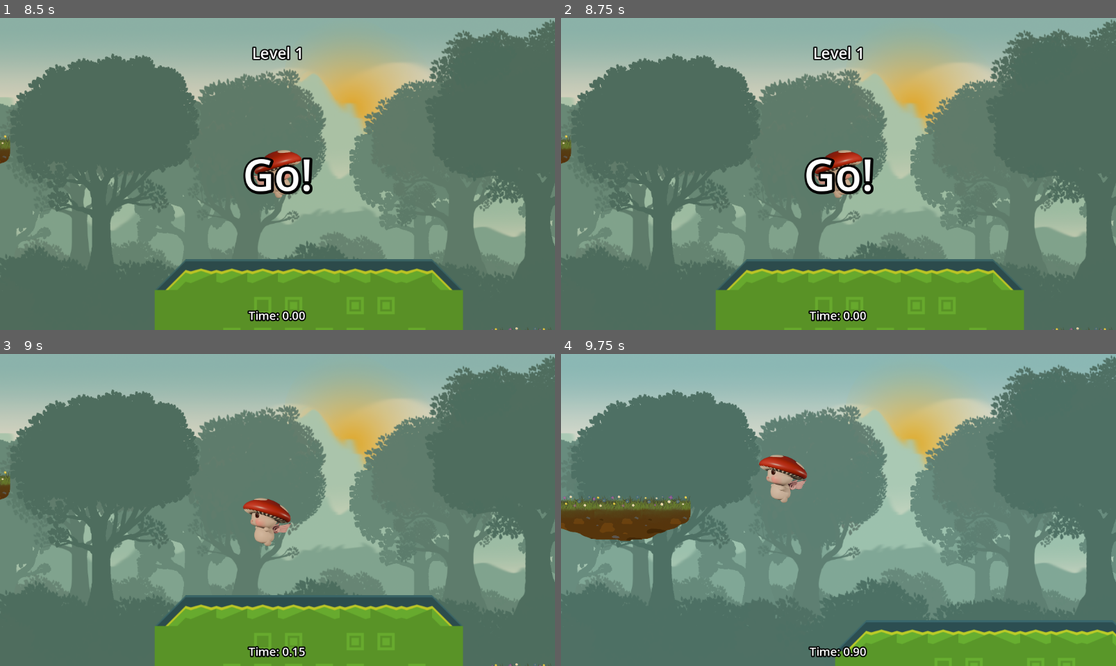
Above: before the commit, frames 1-4 (two rows, left to right).
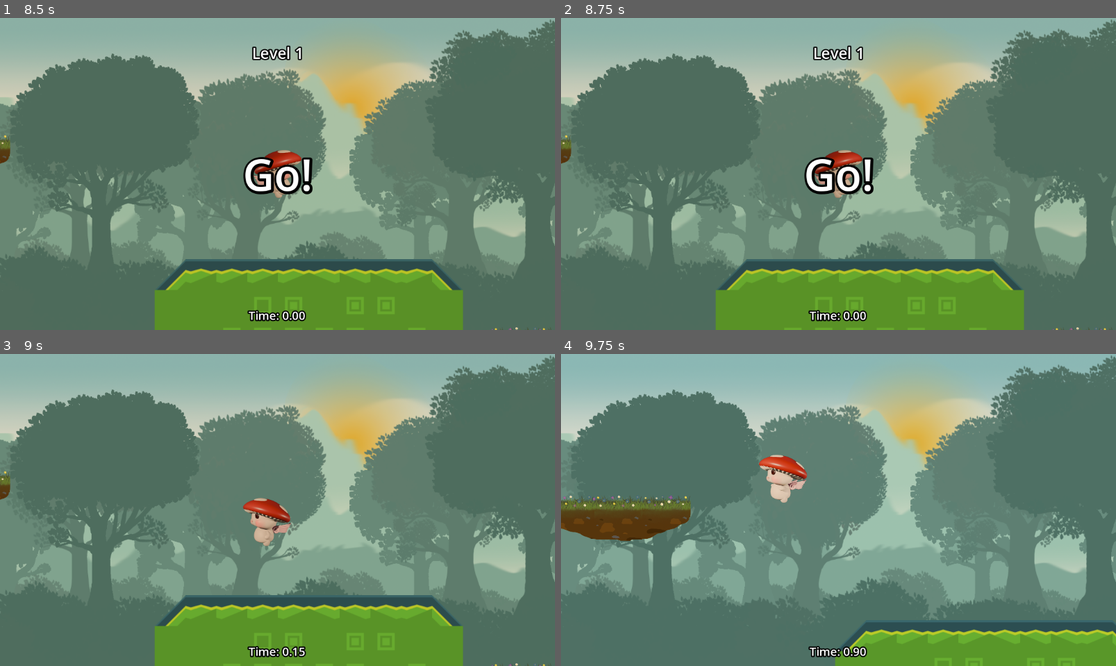
Above: after the commit, the same moments.

Repository: dustngroh/CapstoneProject
Game: Godot game, scene res://scenes/main/Game.tscn
Same seed, same stepped clock (60 frames per second), same inputs: the game is played once before the commit and once after it.
Inputs:
- Up to frame 1 (8.5 s): click "Retry Level" at 0.5 s; click "New Game" at 1.25 s; click "New Game" at 2 s; hold Right (walk_right) 2.78-4.28 s; tap Space (jump) at 2.85, 3.02, 3.32, 3.6, 3.77, 4.07, 4.35, 5.1, 5.27, 5.57, 5.85, 6.02, 6.32, 6.6, 6.77, 7.07, 7.35, 8, 8.1, 8.27 s; hold Left (walk_left) 4.28-5.03 s; hold Right (walk_right) 5.03-6.53 s; tap Enter at 5.75 s; hold Left (walk_left) 6.53-7.28 s; hold Right (walk_right) 7.28-8.03 s; hold Left (walk_left) from 8.03 s (still down)
- Up to frame 2 (8.75 s): keep holding Left (walk_left); tap Space (jump) at 8.57 s
- Up to frame 3 (9 s): keep holding Left (walk_left); tap Space (jump) at 8.85 s
- Up to frame 4 (9.75 s): tap Space (jump) at 9.02, 9.32, 9.6 s; release Left (walk_left) at 9.53 s; hold Right (walk_right) from 9.53 s (still down)

Frames 1-2 are identical in both runs. In frame 3, 0.3% of the frame differs, in the area x 44-53%, y 46-62%; in frame 4, 0.7%, in the area x 35-45%, y 32-48%.

Commit message:
Fix layout.
Swapped horizontal and vertical layout boxes to ensure UI text remains centered at top and bottom of screen.

Diff:
--- a/run-game/scenes/common/ui/ui_manager.gd
+++ b/run-game/scenes/common/ui/ui_manager.gd
@@ -7,21 +7,24 @@
 var scoreboard_entry_scene = preload("res://scenes/common/ui/scoreboard_entry.tscn")
 #@onready var leaderboard = $LevelUI/Leaderboard
 #@onready var replay_button = $LevelUI/Leaderboard/VBoxContainer/ReplayButton
-@onready var replay_button = $LeaderboardUI/HBoxContainer/ControlsContainer/ReplayButton
+@onready var replay_button = $LeaderboardUI/VContainer/MiddleContainer/ControlsContainer/ReplayButton
 #@onready var login_button = $LevelUI/Leaderboard/VBoxContainer/LoginButton
-@onready var login_button = $LeaderboardUI/HBoxContainer/ControlsContainer/LoginButton
-@onready var skip_button = $LeaderboardUI/HBoxContainer/ControlsContainer/SkipButton
-@onready var next_level_button = $LeaderboardUI/HBoxContainer/ControlsContainer/NextLevelButton
-@onready var reset_level_button = $LeaderboardUI/HBoxContainer/ControlsContainer/ResetButton
-@onready var main_menu_button = $LeaderboardUI/HBoxContainer/ControlsContainer/MainMenuButton
+@onready var login_button = $LeaderboardUI/VContainer/MiddleContainer/ControlsContainer/LoginButton
+@onready var skip_button = $LeaderboardUI/VContainer/MiddleContainer/ControlsContainer/SkipButton
+@onready var next_level_button = $LeaderboardUI/VContainer/MiddleContainer/ControlsContainer/NextLevelButton
+@onready var reset_level_button = $LeaderboardUI/VContainer/MiddleContainer/ControlsContainer/ResetButton
+@onready var main_menu_button = $LeaderboardUI/VContainer/MiddleContainer/ControlsContainer/MainMenuButton
 @onready var leaderboard_ui = $LeaderboardUI
-@onready var scores_container = $LeaderboardUI/HBoxContainer/MiddleContainer/ScrollContainer/PanelContainer/VBoxContainer/ScoresContainer
-@onready var leaderboard_container = $LeaderboardUI/HBoxContainer/MiddleContainer/ScrollContainer/PanelContainer
-@onready var status_label = $LeaderboardUI/HBoxContainer/MiddleContainer/ScrollContainer/PanelContainer/VBoxContainer/StatusLabel
-@onready var top_label = $LeaderboardUI/HBoxContainer/MiddleContainer/TopLabel
-@onready var bottom_label = $LeaderboardUI/HBoxContainer/MiddleContainer/BottomLabel
+@onready var scores_container = $LeaderboardUI/VContainer/MiddleContainer/ScrollContainer/PanelContainer/VBoxContainer/ScoresContainer
+@onready var leaderboard_container = $LeaderboardUI/VContainer/MiddleContainer/ScrollContainer/PanelContainer
+@onready var status_label = $LeaderboardUI/VContainer/MiddleContainer/ScrollContainer/PanelContainer/VBoxContainer/StatusLabel
+#@onready var top_label = $LeaderboardUI/HBoxContainer/MiddleContainer/TopLabel
+@onready var top_label = $LeaderboardUI/VContainer/TopLabel
+#@onready var bottom_label = $LeaderboardUI/HBoxContainer/MiddleContainer/BottomLabel
+@onready var bottom_label = $LeaderboardUI/VContainer/BottomLabel
 @onready var login_layer = $LoginLayer
-@onready var controls_container = $LeaderboardUI/HBoxContainer/ControlsContainer
+#@onready var controls_container = $LeaderboardUI/HBoxContainer/ControlsContainer
+@onready var controls_container = $LeaderboardUI/VContainer/MiddleContainer/ControlsContainer
 
 
 signal watch_replay_pressed(level_number: int, username: String)
--- a/run-game/scenes/common/ui/ui_manager.tscn
+++ b/run-game/scenes/common/ui/ui_manager.tscn
@@ -132,7 +132,7 @@
 
 [node name="LeaderboardUI" type="CanvasLayer" parent="."]
 
-[node name="HBoxContainer" type="HBoxContainer" parent="LeaderboardUI"]
+[node name="VContainer" type="VBoxContainer" parent="LeaderboardUI"]
 anchors_preset = -1
 anchor_left = 0.02
 anchor_top = 0.02
@@ -142,16 +142,7 @@
 grow_vertical = 2
 theme_override_constants/separation = 16
 
-[node name="MarginContainer" type="MarginContainer" parent="LeaderboardUI/HBoxContainer"]
-layout_mode = 2
-size_flags_horizontal = 3
-
-[node name="MiddleContainer" type="VBoxContainer" parent="LeaderboardUI/HBoxContainer"]
-custom_minimum_size = Vector2(580, 0)
-layout_mode = 2
-size_flags_horizontal = 3
-
-[node name="TopLabel" type="Label" parent="LeaderboardUI/HBoxContainer/MiddleContainer"]
+[node name="TopLabel" type="Label" parent="LeaderboardUI/VContainer"]
 custom_minimum_size = Vector2(0, 150)
 layout_mode = 2
 size_flags_horizontal = 4
@@ -160,11 +151,23 @@
 horizontal_alignment = 1
 vertical_alignment = 1
 
-[node name="ScrollContainer" type="ScrollContainer" parent="LeaderboardUI/HBoxContainer/MiddleContainer"]
-layout_mode = 2
+[node name="MiddleContainer" type="HBoxContainer" parent="LeaderboardUI/VContainer"]
+custom_minimum_size = Vector2(580, 0)
+layout_mode = 2
+size_flags_horizontal = 3
 size_flags_vertical = 3
-
-[node name="PanelContainer" type="PanelContainer" parent="LeaderboardUI/HBoxContainer/MiddleContainer/ScrollContainer"]
+theme_override_constants/separation = 16
+
+[node name="MarginContainer" type="MarginContainer" parent="LeaderboardUI/VContainer/MiddleContainer"]
+layout_mode = 2
+size_flags_horizontal = 3
+
+[node name="ScrollContainer" type="ScrollContainer" parent="LeaderboardUI/VContainer/MiddleContainer"]
+custom_minimum_size = Vector2(580, 0)
+layout_mode = 2
+size_flags_horizontal = 3
+
+[node name="PanelContainer" type="PanelContainer" parent="LeaderboardUI/VContainer/MiddleContainer/ScrollContainer"]
 visible = false
 custom_minimum_size = Vector2(100, 100)
 layout_mode = 2
@@ -173,56 +176,56 @@
 mouse_filter = 1
 theme_override_styles/panel = SubResource("StyleBoxFlat_bi4pl")
 
-[node name="VBoxContainer" type="VBoxContainer" parent="LeaderboardUI/HBoxContainer/MiddleContainer/ScrollContainer/PanelContainer"]
+[node name="VBoxContainer" type="VBoxContainer" parent="LeaderboardUI/VContainer/MiddleContainer/ScrollContainer/PanelContainer"]
 layout_mode = 2
 size_flags_horizontal = 4
 size_flags_vertical = 4
 
-[node name="StatusLabel" type="Label" parent="LeaderboardUI/HBoxContainer/MiddleContainer/ScrollContainer/PanelContainer/VBoxContainer"]
+[node name="StatusLabel" type="Label" parent="LeaderboardUI/VContainer/MiddleContainer/ScrollContainer/PanelContainer/VBoxContainer"]
 layout_mode = 2
 theme = ExtResource("5_ft1l1")
 horizontal_alignment = 1
 
-[node name="ScoresContainer" type="VBoxContainer" parent="LeaderboardUI/HBoxContainer/MiddleContainer/ScrollContainer/PanelContainer/VBoxContainer"]
-layout_mode = 2
-
-[node name="BottomLabel" type="Label" parent="LeaderboardUI/HBoxContainer/MiddleContainer"]
-layout_mode = 2
-size_flags_vertical = 8
-label_settings = SubResource("LabelSettings_n4h7j")
-horizontal_alignment = 1
-
-[node name="ControlsContainer" type="VBoxContainer" parent="LeaderboardUI/HBoxContainer"]
+[node name="ScoresContainer" type="VBoxContainer" parent="LeaderboardUI/VContainer/MiddleContainer/ScrollContainer/PanelContainer/VBoxContainer"]
+layout_mode = 2
+
+[node name="ControlsContainer" type="VBoxContainer" parent="LeaderboardUI/VContainer/MiddleContainer"]
 custom_minimum_size = Vector2(130, 0)
 layout_mode = 2
 size_flags_horizontal = 10
 size_flags_vertical = 4
 theme = ExtResource("6_xvdj5")
 
-[node name="NextLevelButton" type="Button" parent="LeaderboardUI/HBoxContainer/ControlsContainer"]
+[node name="NextLevelButton" type="Button" parent="LeaderboardUI/VContainer/MiddleContainer/ControlsContainer"]
 layout_mode = 2
 text = "Next Level"
 
-[node name="ResetButton" type="Button" parent="LeaderboardUI/HBoxContainer/ControlsContainer"]
+[node name="ResetButton" type="Button" parent="LeaderboardUI/VContainer/MiddleContainer/ControlsContainer"]
 layout_mode = 2
 text = "Retry Level"
 
-[node name="MainMenuButton" type="Button" parent="LeaderboardUI/HBoxContainer/ControlsContainer"]
+[node name="MainMenuButton" type="Button" parent="LeaderboardUI/VContainer/MiddleContainer/ControlsContainer"]
 layout_mode = 2
 text = "Main Menu
 "
 
-[node name="ReplayButton" type="Button" parent="LeaderboardUI/HBoxContainer/ControlsContainer"]
+[node name="ReplayButton" type="Button" parent="LeaderboardUI/VContainer/MiddleContainer/ControlsContainer"]
 layout_mode = 2
 text = "Watch Replay"
 
-[node name="LoginButton" type="Button" parent="LeaderboardUI/HBoxContainer/ControlsContainer"]
+[node name="LoginButton" type="Button" parent="LeaderboardUI/VContainer/MiddleContainer/ControlsContainer"]
 layout_mode = 2
 text = "Login"
 
-[node name="SkipButton" type="Button" parent="LeaderboardUI/HBoxContainer/ControlsContainer"]
+[node name="SkipButton" type="Button" parent="LeaderboardUI/VContainer/MiddleContainer/ControlsContainer"]
 layout_mode = 2
 text = "Skip"
+
+[node name="BottomLabel" type="Label" parent="LeaderboardUI/VContainer"]
+layout_mode = 2
+size_flags_vertical = 8
+label_settings = SubResource("LabelSettings_n4h7j")
+horizontal_alignment = 1
 
 [node name="TouchControls" parent="." instance=ExtResource("5_xl1o8")]
 
--- a/run-game/scenes/entities/characters/player/character_body_2d.gd
+++ b/run-game/scenes/entities/characters/player/character_body_2d.gd
@@ -81,7 +81,7 @@
 
 	# Determine animation state
 	if !is_on_floor():
-		$AnimatedSprite2D.play("jumping")  # Play jump animation when airborne
+		$AnimatedSprite2D.play("jump_glow")  # Play jump animation when airborne
 		$AnimatedSprite2D.speed_scale = 1.0
 	#elif Input.is_action_pressed("hold_down"):
 		#$AnimatedSprite2D.play("down")  # Play crouch animation
--- a/run-game/scenes/entities/characters/player/character_body_2d.tscn
+++ b/run-game/scenes/entities/characters/player/character_body_2d.tscn
@@ -1,10 +1,71 @@
-[gd_scene load_steps=37 format=3 uid="uid://bh68ke5pd617u"]
+[gd_scene load_steps=53 format=3 uid="uid://bh68ke5pd617u"]
 
 [ext_resource type="Script" path="res://scenes/entities/characters/player/character_body_2d.gd" id="1_ll5kr"]
+[ext_resource type="Texture2D" uid="uid://bcp23uese1xm3" path="res://assets/character/Jump_glow.png" id="2_prbyj"]
 [ext_resource type="Texture2D" uid="uid://dcil3oke48yji" path="res://assets/character/Jump.png" id="5_xnvap"]
 [ext_resource type="Texture2D" uid="uid://d1v64t5lc00ly" path="res://assets/character/walk_redo.png" id="8_v1mvy"]
 [ext_resource type="AudioStream" uid="uid://haaebf05b6g1" path="res://assets/audio/sounds/jar-pop.wav" id="9_we22s"]
 
+[sub_resource type="AtlasTexture" id="AtlasTexture_svooy"]
+atlas = ExtResource("2_prbyj")
+region = Rect2(100, 100, 200, 200)
+
+[sub_resource type="AtlasTexture" id="AtlasTexture_tcx8w"]
+atlas = ExtResource("2_prbyj")
+region = Rect2(300, 100, 200, 200)
+
+[sub_resource type="AtlasTexture" id="AtlasTexture_jkjes"]
+atlas = ExtResource("2_prbyj")
+region = Rect2(500, 100, 200, 200)
+
+[sub_resource type="AtlasTexture" id="AtlasTexture_wi6hw"]
+atlas = ExtResource("2_prbyj")
+region = Rect2(700, 100, 200, 200)
+
+[sub_resource type="AtlasTexture" id="AtlasTexture_fk0cq"]
+atlas = ExtResource("2_prbyj")
+region = Rect2(900, 100, 200, 200)
+
+[sub_resource type="AtlasTexture" id="AtlasTexture_ifr1a"]
+atlas = ExtResource("2_prbyj")
+region = Rect2(100, 300, 200, 200)
+
+[sub_resource type="AtlasTexture" id="AtlasTexture_3cidl"]
+atlas = ExtResource("2_prbyj")
+region = Rect2(300, 300, 200, 200)
+
+[sub_resource type="AtlasTexture" id="AtlasTexture_qrnu3"]
+atlas = ExtResource("2_prbyj")
+region = Rect2(500, 300, 200, 200)
+
+[sub_resource type="AtlasTexture" id="AtlasTexture_ncfvu"]
+atlas = ExtResource("2_prbyj")
+region = Rect2(700, 300, 200, 200)
+
+[sub_resource type="AtlasTexture" id="AtlasTexture_w08do"]
+atlas = ExtResource("2_prbyj")
+region = Rect2(900, 300, 200, 200)
+
+[sub_resource type="AtlasTexture" id="AtlasTexture_2u4vr"]
+atlas = ExtResource("2_prbyj")
+region = Rect2(100, 500, 200, 200)
+
+[sub_resource type="AtlasTexture" id="AtlasTexture_guugh"]
+atlas = ExtResource("2_prbyj")
+region = Rect2(300, 500, 200, 200)
+
+[sub_resource type="AtlasTexture" id="AtlasTexture_26lhn"]
+atlas = ExtResource("2_prbyj")
+region = Rect2(500, 500, 200, 200)
+
+[sub_resource type="AtlasTexture" id="AtlasTexture_0wo1d"]
+atlas = ExtResource("2_prbyj")
+region = Rect2(700, 500, 200, 200)
+
+[sub_resource type="AtlasTexture" id="AtlasTexture_6uy0l"]
+atlas = ExtResource("2_prbyj")
+region = Rect2(900, 500, 200, 200)
+
 [sub_resource type="AtlasTexture" id="AtlasTexture_kuhvw"]
 atlas = ExtResource("5_xnvap")
 region = Rect2(100, 100, 200, 200)
@@ -127,6 +188,56 @@
 
 [sub_resource type="SpriteFrames" id="SpriteFrames_1huyh"]
 animations = [{
+"frames": [{
+"duration": 1.0,
+"texture": SubResource("AtlasTexture_svooy")
+}, {
+"duration": 1.0,
+"texture": SubResource("AtlasTexture_tcx8w")
+}, {
+"duration": 1.0,
+"texture": SubResource("AtlasTexture_jkjes")
+}, {
+"duration": 1.0,
+"texture": SubResource("AtlasTexture_wi6hw")
+}, {
+"duration": 1.0,
+"texture": SubResource("AtlasTexture_fk0cq")
+}, {
+"duration": 1.0,
+"texture": SubResource("AtlasTexture_ifr1a")
+}, {
+"duration": 1.0,
+"texture": SubResource("AtlasTexture_3cidl")
+}, {
+"duration": 1.0,
+"texture": SubResource("AtlasTexture_qrnu3")
+}, {
+"duration": 1.0,
+"texture": SubResource("AtlasTexture_ncfvu")
+}, {
+"duration": 1.0,
+"texture": SubResource("AtlasTexture_w08do")
+}, {
+"duration": 1.0,
+"texture": SubResource("AtlasTexture_2u4vr")
+}, {
+"duration": 1.0,
+"texture": SubResource("AtlasTexture_guugh")
+}, {
+"duration": 1.0,
+"texture": SubResource("AtlasTexture_26lhn")
+}, {
+"duration": 1.0,
+"texture": SubResource("AtlasTexture_0wo1d")
+}, {
+"duration": 1.0,
+"texture": SubResource("AtlasTexture_6uy0l")
+}],
+"loop": true,
+"name": &"jump_glow",
+"speed": 12.0
+}, {
 "frames": [{
 "duration": 1.0,
 "texture": SubResource("AtlasTexture_kuhvw")
@@ -243,9 +354,9 @@
 [node name="AnimatedSprite2D" type="AnimatedSprite2D" parent="."]
 scale = Vector2(0.5, 0.5)
 sprite_frames = SubResource("SpriteFrames_1huyh")
-animation = &"walking"
+animation = &"jump_glow"
 autoplay = "jumping"
-frame_progress = 0.882786
+frame_progress = 0.693572
 
 [node name="CoyoteTimer" type="Timer" parent="."]
 one_shot = true
Binary file added: run-game/assets/character/Jump_glow.png
Not shown, added: run-game/assets/character/Jump_glow.png.import
Not shown, changed: docs/index.html
Not shown, changed: docs/index.pck
